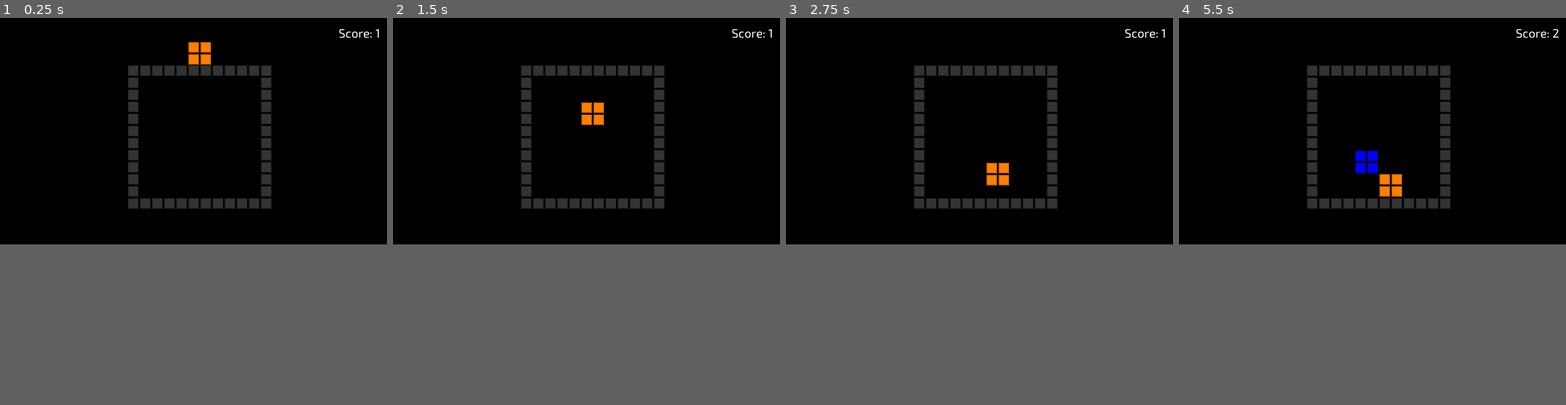
Above: before the commit, frames 1-4 (left to right).
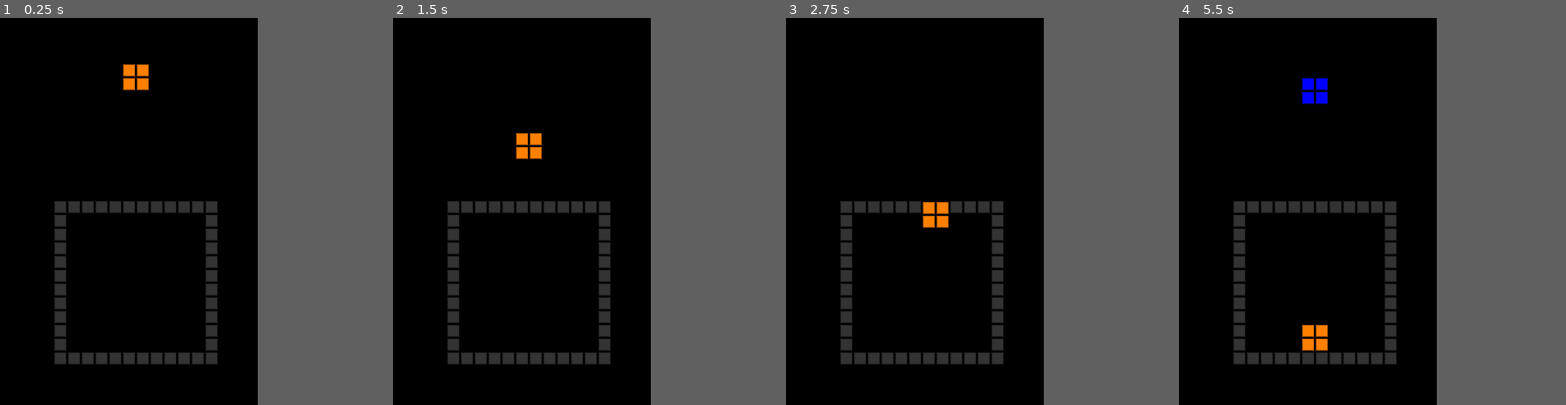
Above: after the commit, the same moments.

Repository: danielcannell/rotatris
Game: Godot game, scene res://Main.tscn
Same seed, same stepped clock (60 frames per second), same inputs: the game is played once before the commit and once after it.
Inputs:
- Up to frame 1 (0.25 s): no input
- Up to frame 2 (1.5 s): hold Right (move_right) 0.53-1.28 s; tap Down (rotate_ccw) at 0.6 s; hold Left (move_left) from 1.28 s (still down); tap Up (rotate_cw) at 1.35 s
- Up to frame 3 (2.75 s): release Left (move_left) at 2.03 s; hold Right (move_right) from 2.03 s (still down); tap Down (rotate_ccw) at 2.1 s
- Up to frame 4 (5.5 s): tap Up (rotate_cw) at 2.85, 4.35 s; release Right (move_right) at 3.53 s; hold Left (move_left) from 3.53 s (still down); tap Down (rotate_ccw) at 3.6, 5.1 s
In our replay, the window is 800x468 before the commit and 533x800 after it. These sizes can differ from the game's own. Grey fills any space a smaller window leaves; there, only what the larger window draws over its background counts as a difference.

The runs differ from the first frame. In frame 1, 6.8% of the frame differs, in the area x 14-98%, y 2-90%; in frame 2, 6.9%; in frame 3, 6.9%; in frame 4, 7.6%, in the area x 14-99%, y 2-90%.

Commit message:
Make the window portrait

Diff:
--- a/Main.tscn
+++ b/Main.tscn
@@ -8,8 +8,8 @@
 script = ExtResource( 1 )
 
 [node name="Background" type="ColorRect" parent="."]
-margin_right = 1024.0
-margin_bottom = 600.0
+margin_right = 600.0
+margin_bottom = 900.0
 color = Color( 0, 0, 0, 1 )
 
 [node name="UI" type="Control" parent="."]
@@ -27,5 +27,5 @@
 align = 2
 
 [node name="Playfield" type="Node2D" parent="."]
-position = Vector2( 512, 300 )
+position = Vector2( 300, 600 )
 script = ExtResource( 2 )
--- a/Playfield.gd
+++ b/Playfield.gd
@@ -171,7 +171,7 @@
 func spawn_random_block():
     var block: Node2D = Block.new()
     block.random()
-    block.coord = [-(Globals.GRID_HALF_WIDTH + 2) * gravity[0], -(Globals.GRID_HALF_WIDTH + 2) * gravity[1]] # TODO: This should be in the block class
+    block.coord = [-(Globals.GRID_HALF_WIDTH + 10) * gravity[0], -(Globals.GRID_HALF_WIDTH + 10) * gravity[1]] # TODO: This should be in the block class
     block.update_position()
     add_child(block)
     self.blocks[block.id] = block
--- a/project.godot
+++ b/project.godot
@@ -33,6 +33,11 @@
 [autoload]
 
 Globals="*res://Globals.gd"
+
+[display]
+
+window/size/width=600
+window/size/height=900
 
 [gui]
 
